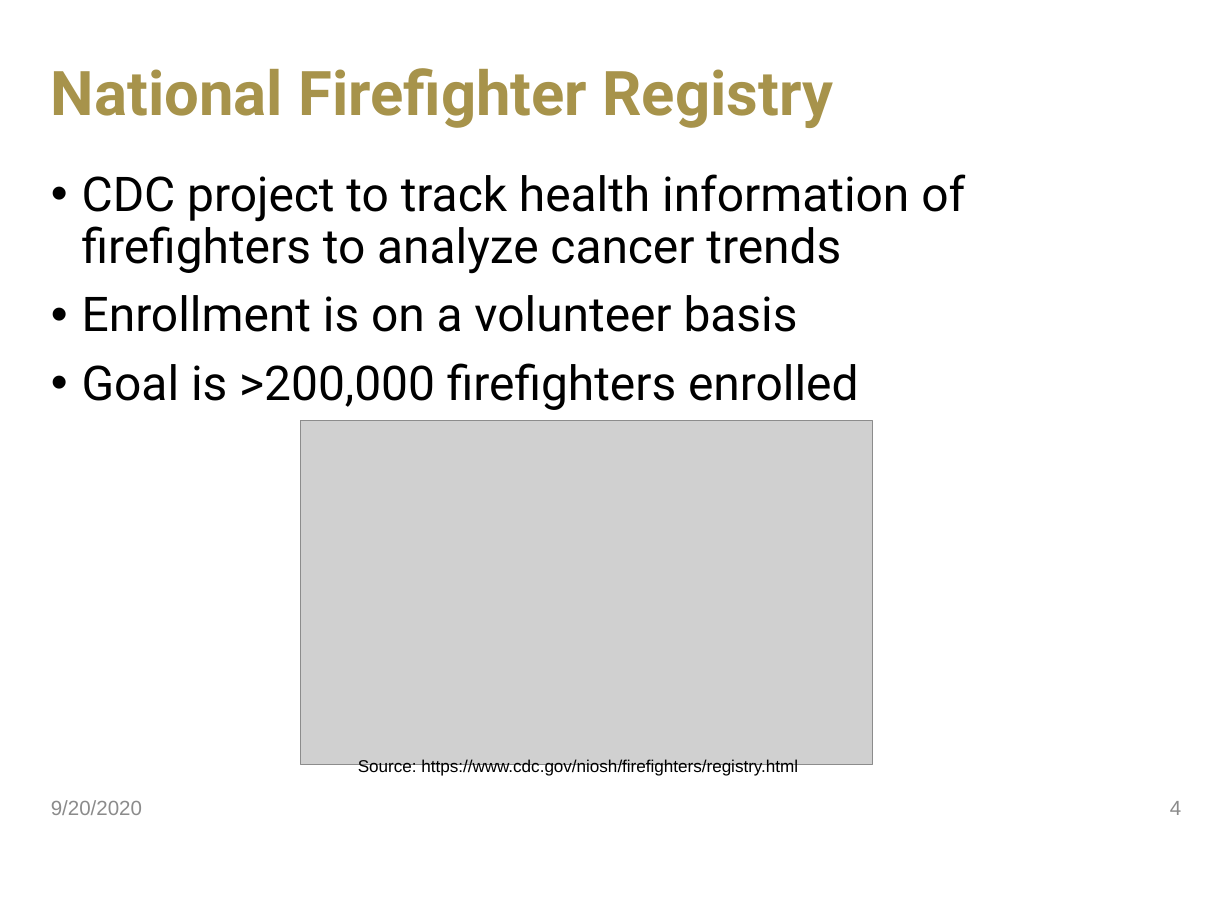
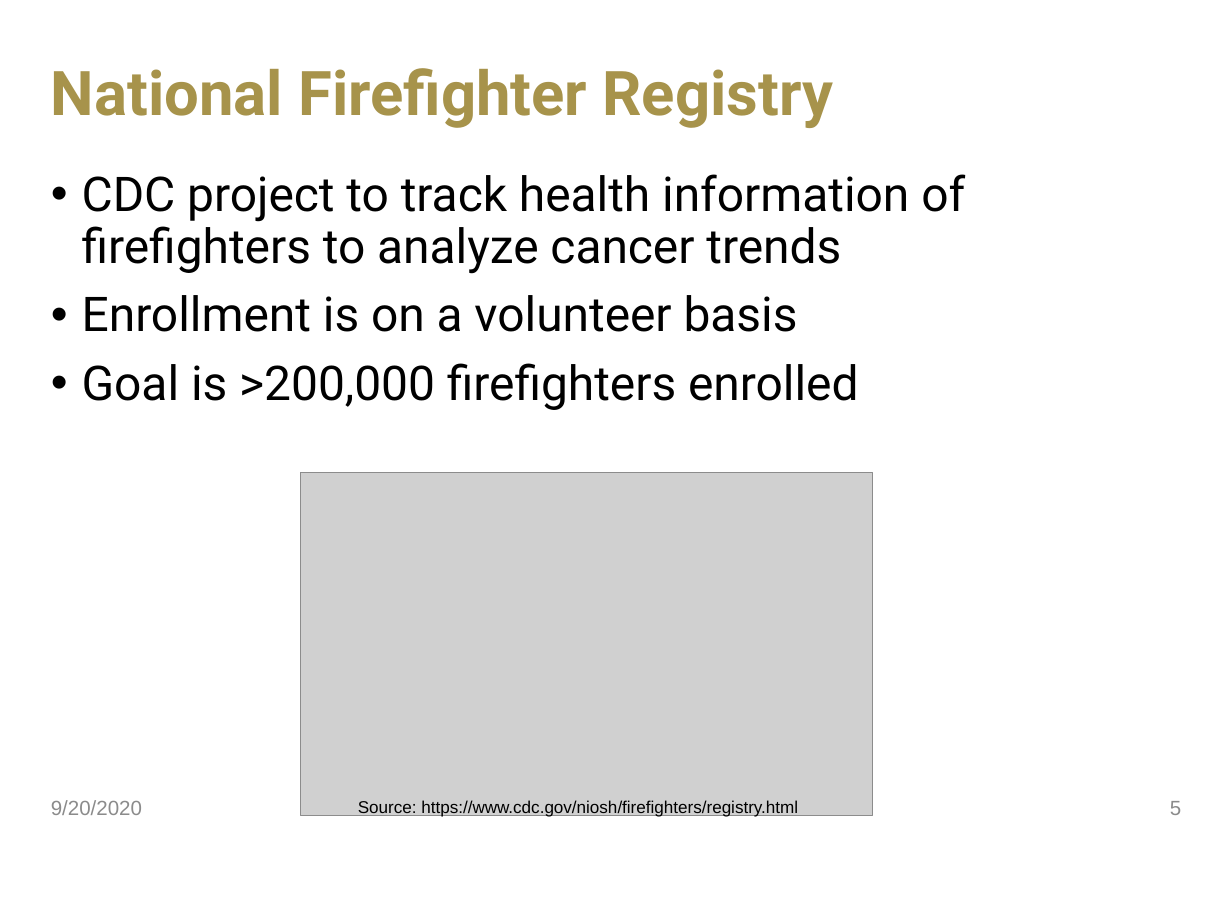
Before and after one commit to jdavis470/National-Firefighter-Registry, a slide deck: slide 5 of Team 55 Project Plan.pptx (slide 4 before the commit). Drawn at 1232x924 pixels with LibreOffice and Linux fonts; fonts in the diff are those of the drawing; grey boxes stand for pictures; background and template pictures are left out. Boxes give left, top, right and bottom in pixels: in the first picture for what was removed or moved away, otherwise in the second. Text is boxed around its words. In the diff, an @@ line names an element or a change of style, - is before the commit and + after.

```diff
--- a/Team 55 Project Plan.pptx
+++ b/Team 55 Project Plan.pptx
@@ picture: place and size @@
-picture at <box>301,421,872,765</box>
+picture at <box>301,472,872,816</box>
@@ text "Source: https://www.cdc.gov/niosh/firefighters/registry.html": place and size @@
-text "Source: https://www.cdc.gov/niosh/firefighters/registry.html" at <box>358,759,798,776</box>
+text "Source: https://www.cdc.gov/niosh/firefighters/registry.html" at <box>358,800,798,817</box>
@@ page number at <box>1170,801,1181,815</box>: text changed @@
-4
+5
```
Also in this commit, not shown: 2 other slides changed, 1 slide added, 1 other file.
